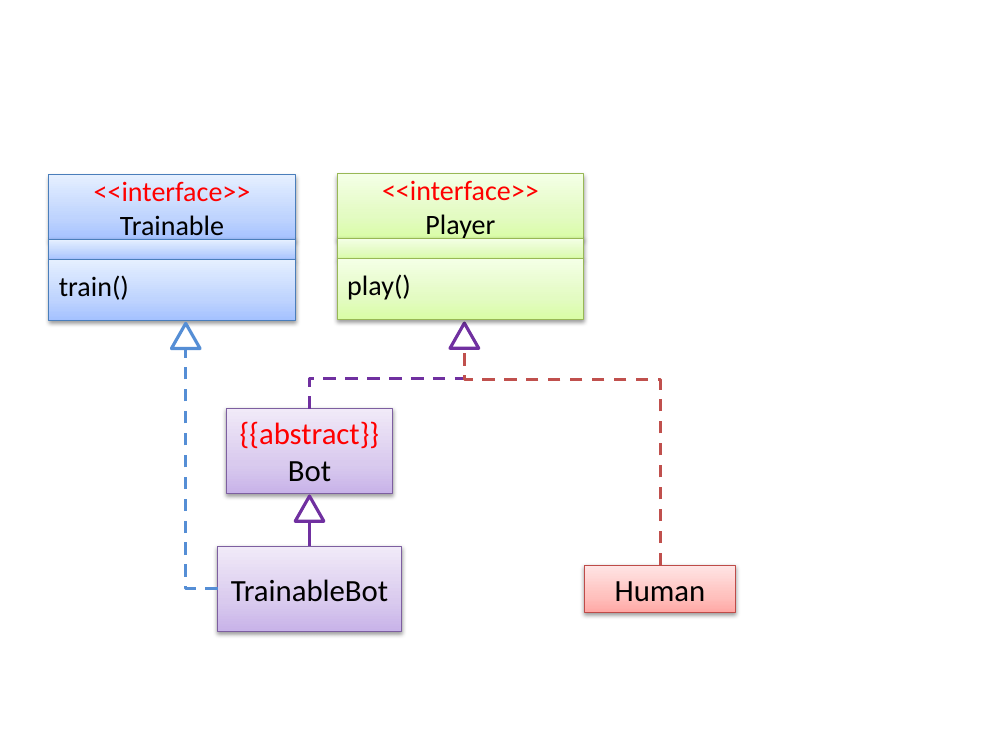
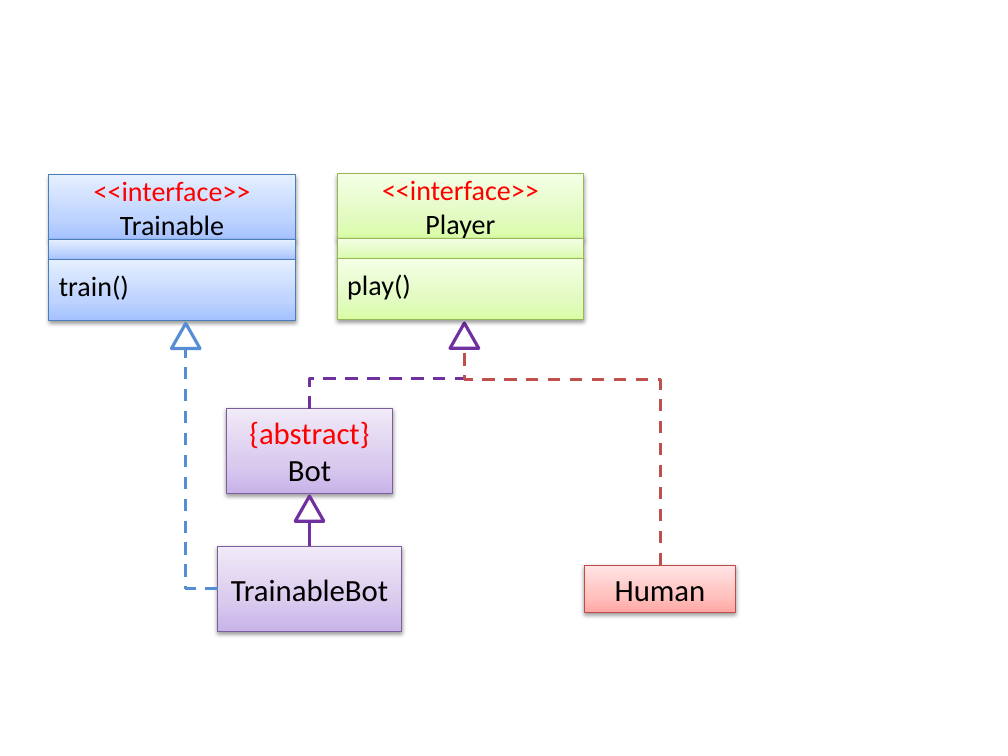
Before and after one commit to se-edu/se-book, a slide deck: slide 1 of diagrams/modelling/modellingStructures/classDiagramsAdvanced/playerBot.pptx. Drawn at 1008x756 pixels with LibreOffice and Linux fonts; fonts in the diff are those of the drawing. Boxes give left, top, right and bottom in pixels: in the first picture for what was removed or moved away, otherwise in the second. Text is boxed around its words. In the diff, an @@ line names an element or a change of style, - is before the commit and + after.

```diff
--- a/diagrams/modelling/modellingStructures/classDiagramsAdvanced/playerBot.pptx
+++ b/diagrams/modelling/modellingStructures/classDiagramsAdvanced/playerBot.pptx
@@ text in rectangle at <box>249,421,369,482</box>: text changed @@
-{{abstract}}Bot
+{abstract}
+Bot
```
Also in this commit, not shown: 2 other slides changed, 3 other files.
